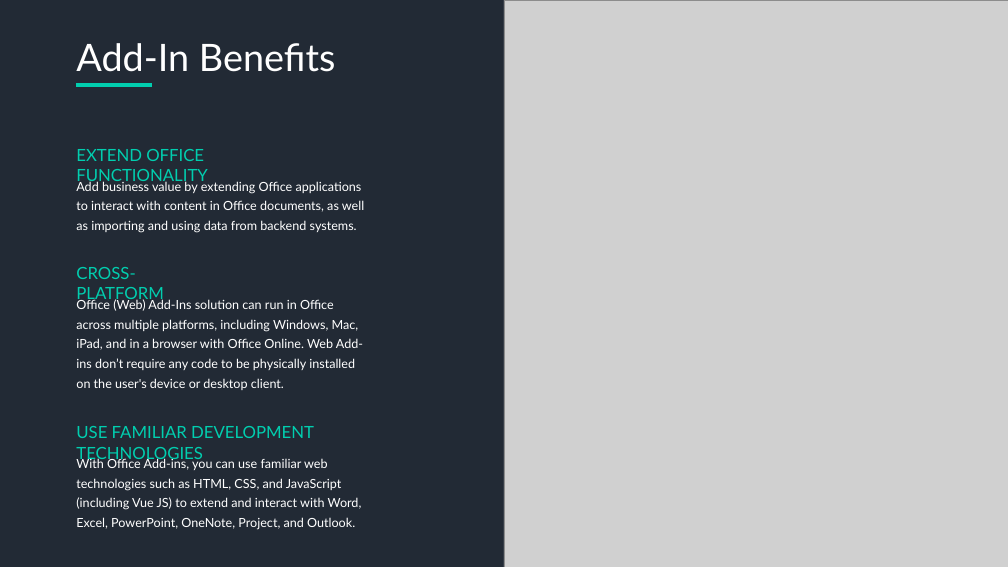
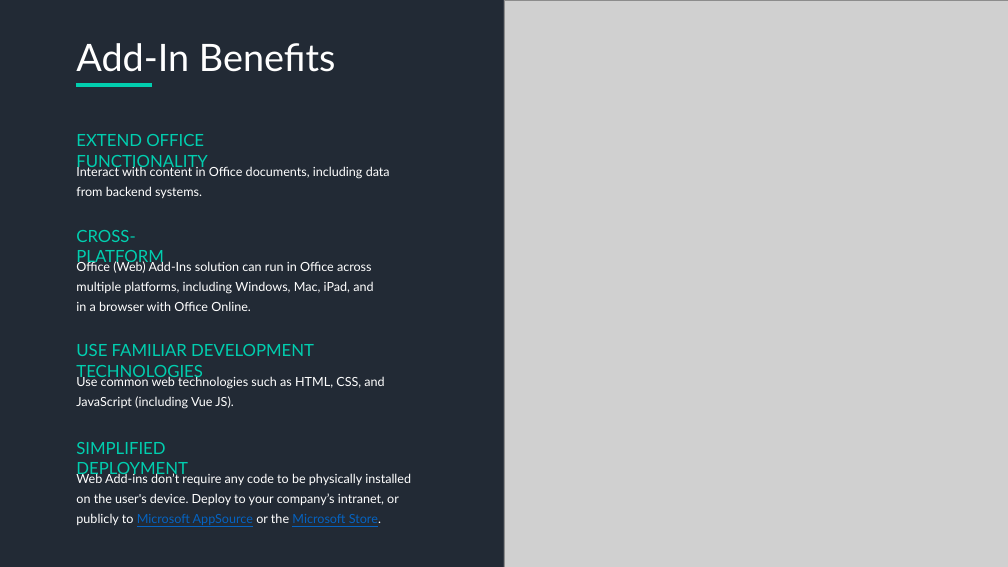
Before and after one commit to mleeb1/git-the-gist, a slide deck: slide 2 of Office Add-Ins.pptx. Drawn at 1008x567 pixels with LibreOffice and Linux fonts; fonts in the diff are those of the drawing; grey boxes stand for pictures. Boxes give left, top, right and bottom in pixels: in the first picture for what was removed or moved away, otherwise in the second. Text is boxed around its words. In the diff, an @@ line names an element or a change of style, - is before the commit and + after.

Commit message:
PPT Updates

```diff
--- a/Office Add-Ins.pptx
+++ b/Office Add-Ins.pptx
@@ text "EXTEND OFFICE FUNCTIONALITY": place and size @@
-text "EXTEND OFFICE FUNCTIONALITY" at <box>76,149,207,185</box>
+text "EXTEND OFFICE FUNCTIONALITY" at <box>76,134,207,170</box>
@@ text at <box>76,165,390,198</box>: text changed @@
-Add business value by extending Office applications to interact with content in Office documents, as well as importing and using data from backend systems.
+Interact with content in Office documents, including data from backend systems.
@@ text "CROSS-PLATFORM": place and size @@
-text "CROSS-PLATFORM" at <box>76,267,164,303</box>
+text "CROSS-PLATFORM" at <box>76,230,164,266</box>
@@ text at <box>76,261,373,311</box>: text changed @@
-Office (Web) Add-Ins solution can run in Office across multiple platforms, including Windows, Mac, iPad, and in a browser with Office Online. Web Add-ins don’t require any code to be physically installed on the user's device or desktop client.
+Office (Web) Add-Ins solution can run in Office across multiple platforms, including Windows, Mac, iPad, and in a browser with Office Online.
@@ text "USE FAMILIAR DEVELOPMENT TECHNOLOGIES": place and size @@
-text "USE FAMILIAR DEVELOPMENT TECHNOLOGIES" at <box>76,426,314,463</box>
+text "USE FAMILIAR DEVELOPMENT TECHNOLOGIES" at <box>76,344,314,381</box>
@@ text at <box>76,375,384,409</box>: text changed @@
-With Office Add-ins, you can use familiar web technologies such as HTML, CSS, and JavaScript (including Vue JS) to extend and interact with Word, Excel, PowerPoint, OneNote, Project, and Outlook.
+Use common web technologies such as HTML, CSS, and JavaScript (including Vue JS).
@@ text added at <box>76,442,188,478</box>, 16 pt, text #01CEAF @@
+SIMPLIFIED DEPLOYMENT
@@ text added at <box>76,472,411,525</box>, 12 pt, text #FFFFFF @@
+Web Add-ins don’t require any code to be physically installed on the user's device. Deploy to your company’s intranet, or publicly to Microsoft AppSource or the Microsoft Store.
```
Also in this commit, not shown: 1 other slide changed.
